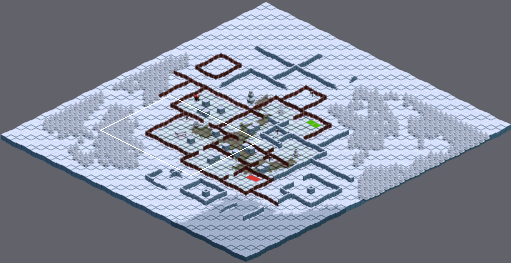
Two versions of a level (Tiled map (JSON), TBSA/Bin/Data/Tiled/5_Playground.json). Above, an overview of the earlier version with the close-up marked.
Close-up. Old version:
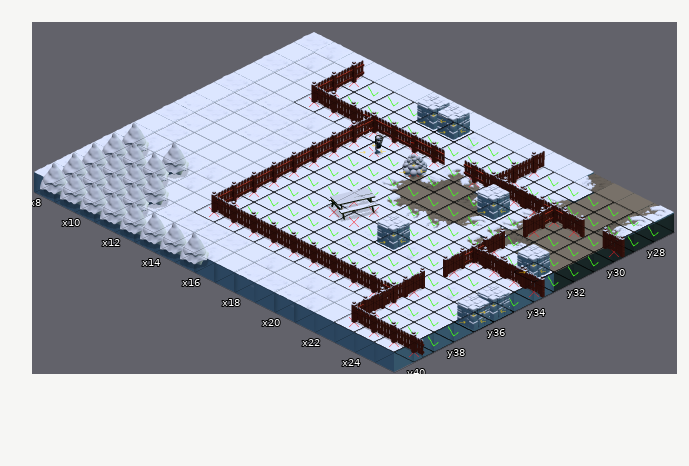
Cells are 128x64 px. Isometric: x runs down to the right, y down to the left. Shown: x 8..25, y 27..40. The commit also changed other parts of the map, which this record leaves out.
And afterwards:
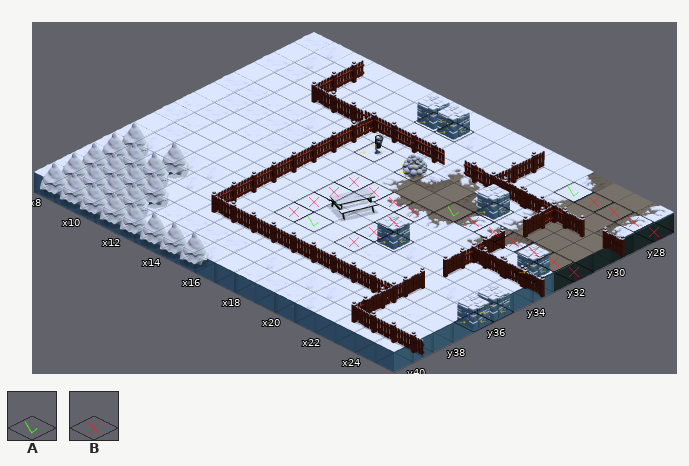
Key: from "_dataTileSheet": A 0, B 1.
_ is an empty cell.
Tiles replaced or removed in this view: A, B.
Tiles of an added or newly shown layer are drawn over the layers below it.
The exact change:
Changed rows in their new state; . is an unchanged cell.
Layer "_Room_1" (now hidden):
first column x 10:
27 ___________.____
28 ________________
29 ________________
30 ..._____________
31 ...______.______
32 ..._____________
33 ..._____________
34 ..._____________
35 ...___._________
36 ..._____________
37 ..._____________
38 ............____
39 ............____
Layer "_path_Enemy2" (now shown):
first column x 20:
31 BBBBBB
Layer "_path_Enemy3" (now shown):
first column x 15:
32 BBBB
33 B..B
34 B..B
35 B..B
Layer "_path_Enemy9" (now shown):
first column x 22:
27 BBBB
Boxes around the changes in both close-ups, in picture pixels (x1, y1, x2, y2):
changed: (194, 73, 659, 362)
